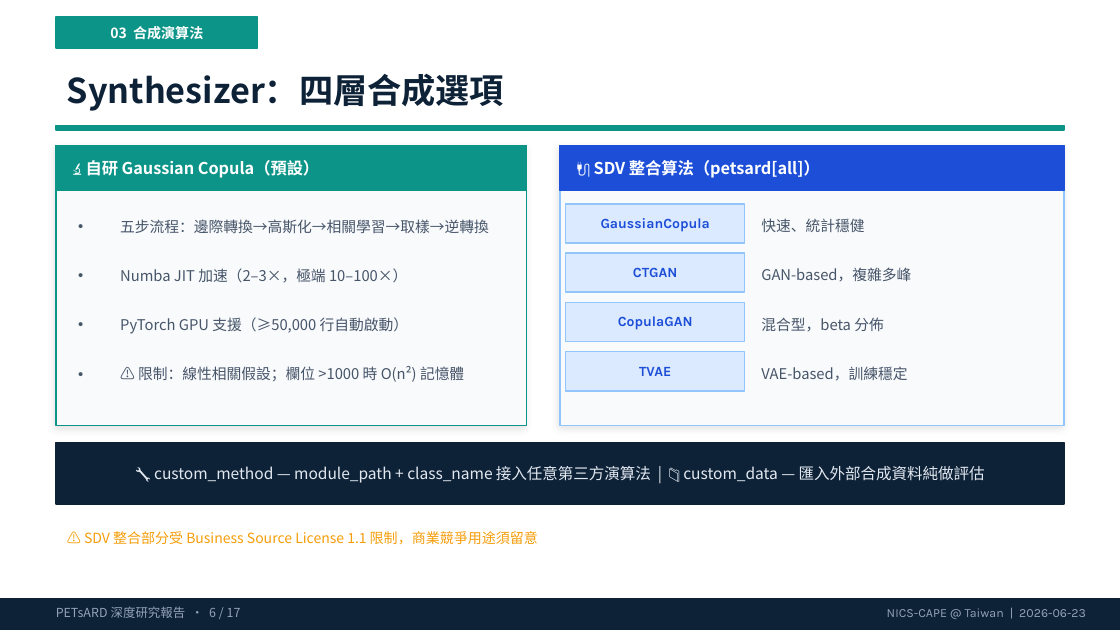
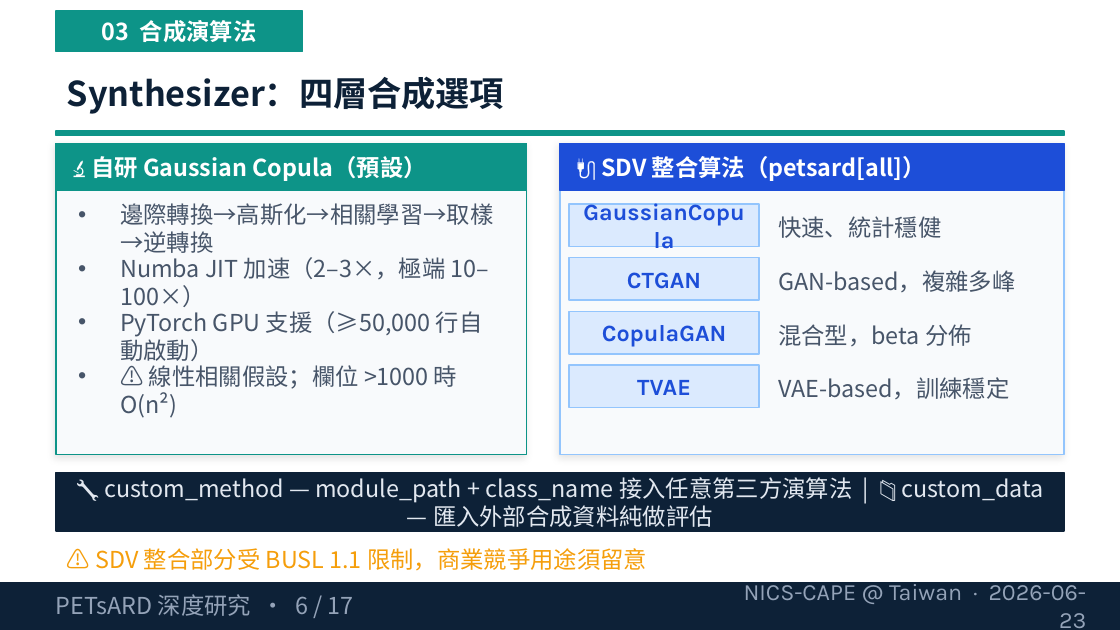
Before and after one commit to wangsc2024/knowledge, a slide deck: slide 6 of public/presentations/petsard-research-20260623.pptx. Drawn at 1120x630 pixels with LibreOffice and Linux fonts; fonts in the diff are those of the drawing. Boxes give left, top, right and bottom in pixels: in the first picture for what was removed or moved away, otherwise in the second. Text is boxed around its words. In the diff, an @@ line names an element or a change of style, - is before the commit and + after.

Commit message:
feat(presentations): 更新 PETsARD 簡報（fontSize ≥ 15 全面合規）

```diff
--- a/public/presentations/petsard-research-20260623.pptx
+++ b/public/presentations/petsard-research-20260623.pptx
@@ size 9 to 15 pt in 5 elements at (569, 206, 759, 244), (627, 272, 701, 289), (602, 325, 727, 347), (637, 380, 691, 395), (102, 20, 257, 42) @@
@@ rectangle: place and size @@
-rectangle at (56, 17, 258, 48)
+rectangle at (56, 11, 302, 52)
@@ rectangle: place and size @@
-rectangle at (56, 125, 1064, 130)
+rectangle at (56, 131, 1064, 136)
@@ rectangle: place and size @@
-rectangle at (56, 146, 526, 426)
+rectangle at (56, 143, 526, 455)
@@ text "🔬 自研 Gaussian Copula（預設）" at (91, 156, 427, 181): size 10.5 to 15 pt @@
@@ rectangle: place and size @@
-rectangle at (560, 146, 1064, 426)
+rectangle at (560, 143, 1064, 455)
@@ text "🔌 SDV 整合算法（petsard[all]）" at (601, 156, 926, 181): size 10.5 to 15 pt @@
@@ text at (120, 203, 493, 253): text changed; size 9.5 to 15 pt @@
-• 五步流程：邊際轉換→高斯化→相關學習→取樣→逆轉換
+• 邊際轉換→高斯化→相關學習→取樣→逆轉換
@@ rectangle: place and size @@
-rectangle at (566, 204, 745, 243)
+rectangle at (569, 204, 759, 246)
@@ text "快速、統計穩健": place and size @@
-text "快速、統計穩健" at (761, 218, 864, 232)
+text "快速、統計穩健" at (778, 216, 941, 238)
@@ rectangle: place and size @@
-rectangle at (566, 253, 745, 292)
+rectangle at (569, 258, 759, 300)
@@ text "GAN-based，複雜多峰": place and size @@
-text "GAN-based，複雜多峰" at (761, 267, 911, 282)
+text "GAN-based，複雜多峰" at (778, 270, 1015, 292)
@@ text "CopulaGAN": place and size @@
-text "CopulaGAN" at (618, 316, 693, 330)
+text "CopulaGAN" at (602, 325, 727, 347)
@@ rectangle: place and size @@
-rectangle at (566, 302, 745, 342)
+rectangle at (569, 311, 759, 354)
@@ text "混合型，beta 分佈": place and size @@
-text "混合型，beta 分佈" at (761, 317, 883, 332)
+text "混合型，beta 分佈" at (778, 324, 972, 346)
@@ text at (120, 365, 457, 418): text changed; size 9.5 to 15 pt @@
-• ⚠ 限制：線性相關假設；欄位 >1000 時 O(n²) 記憶體
+• ⚠ 線性相關假設；欄位 >1000 時 O(n²)
@@ text "TVAE": place and size @@
-text "TVAE" at (639, 367, 671, 376)
+text "TVAE" at (637, 380, 691, 395)
@@ rectangle: place and size @@
-rectangle at (566, 352, 745, 391)
+rectangle at (569, 365, 759, 408)
@@ size 9.5 to 15 pt in 6 elements at (120, 257, 489, 307), (120, 311, 483, 361), (778, 216, 941, 238), (778, 270, 1015, 292), (778, 324, 972, 346), (778, 377, 1009, 399) @@
@@ text "VAE-based，訓練穩定": place and size @@
-text "VAE-based，訓練穩定" at (761, 366, 907, 381)
+text "VAE-based，訓練穩定" at (778, 377, 1009, 399)
@@ rectangle: place and size @@
-rectangle at (56, 442, 1064, 504)
+rectangle at (56, 473, 1064, 531)
@@ text "🔧 custom_method — module_path + ...": place and size @@
-text "🔧 custom_method — module_path + ..." at (154, 466, 985, 483)
+text "🔧 custom_method — module_path + ..." at (104, 477, 1043, 527)
@@ text "🔧 custom_method — module_path + ..." at (104, 477, 1043, 527): size 10 to 15 pt @@
@@ text at (96, 548, 647, 571): text changed; size 9 to 15 pt @@
-⚠ SDV 整合部分受 Business Source License 1.1 限制，商業競爭用途須留意
+⚠ SDV 整合部分受 BUSL 1.1 限制，商業競爭用途須留意
@@ rectangle: place and size @@
-rectangle at (0, 599, 1120, 630)
+rectangle at (0, 582, 1120, 630)
@@ text at (56, 594, 354, 616): text changed; size 8 to 15 pt @@
-PETsARD 深度研究報告 · 6 / 17
+PETsARD 深度研究 · 6 / 17
@@ text at (744, 579, 1087, 628): text changed; size 8 to 15 pt @@
-NICS-CAPE @ Taiwan | 2026-06-23
+NICS-CAPE @ Taiwan · 2026-06-23
```
Also in this commit, not shown: 16 other slides changed.
